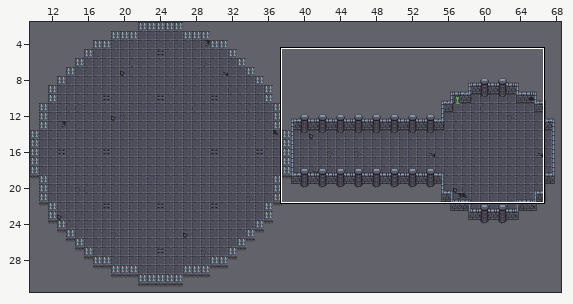
Tiled map (JSON): assets/tilemaps/level-1-floor-5.json. Above, an overview of the earlier version with the close-up marked.
Close-up. Before:
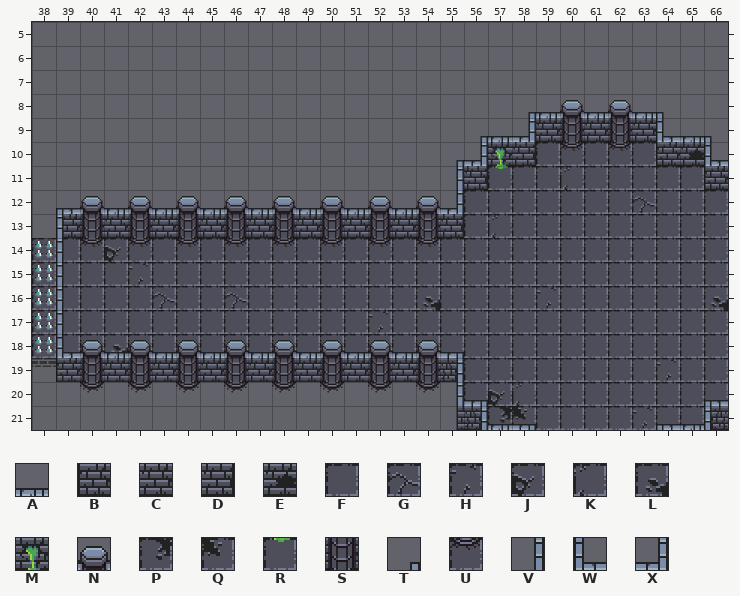
Cells are 32x32 px. Shown: x 38..66, y 5..21.
Key: from "tileset": A 2, B 8, C 9, D 10, E 24, F 29, G 30, H 31, J 36, K 37, L 38, M 39, N 41, P 43, Q 44, R 46, S 48, T 49, U 55, V 56, W 65, X 66.
_ is an empty cell.
Layers that did not change in this view are not listed.
Layer "walkable" before, first column x 48:
 7 ________________
 8 ________________
 9 ________________
10 ___________FUFUF
11 _________RFFKFFF
12 ________FFFFFFFG
13 ________FKFFFFFF
14 UFUFUFUFFFFFFFFF
15 FFFFFFFFFFFFFFFF
16 FFFFFFLFFFFHFFFF
17 FFFFHFFFFFFFFFFF
18 FFFFFFFFFFFFFFFF
19 ________FFFFFFFF
20 ________FJKFFFFF
21 _________PQFFFFH
Layer "block" before, first column x 38:
 6 _____________________________
 7 _____________________________
 8 _____________________________
 9 ____________________XCSCSCW__
10 __________________XMD_____BEW
11 _________________VD_________B
12 _________________X___________
13 _BSCSCSCSCSCSCSCSD___________
14 _____________________________
15 _____________________________
16 _____________________________
17 _____________________________
18 _____________________________
Layer "above" before, first column x 54:
 5 __________
 6 __________
 7 __________
 8 ____TANANA
 9 __TA______
10 _T________
11 __________
12 N_________
13 __________
Once edited:
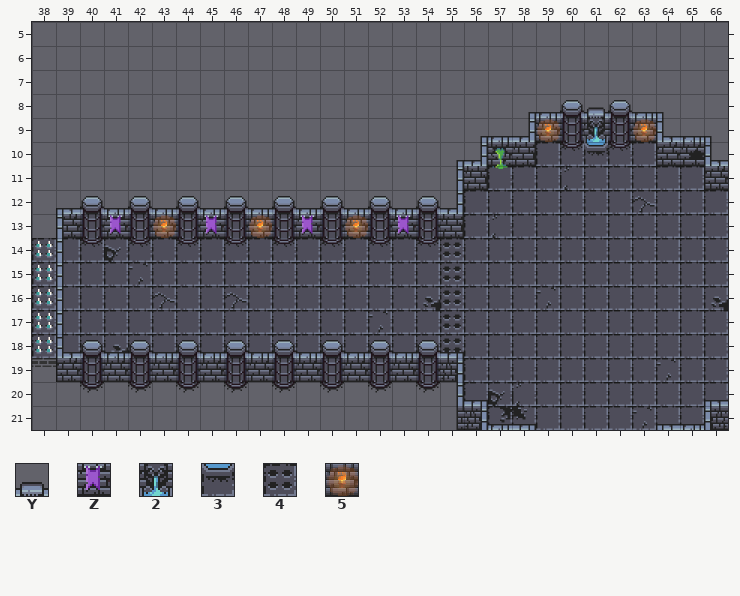
Further tiles: from "tileset": Y 4, Z 14, 2 25, 3 32, 4 78, 5 85.
See-through tiles are keyed as they look on the map.
Change:
Layer "walkable":
The author changed tile F to tile 3 in row 10 at x 61.
The author changed tile F to tile 4 in rows 14 to 18 at x 55.
Layer "block":
The author changed tile C to tile 2 in row 9 at x 61.
The author changed tile C to tile Z in row 13 at x 41, 45, 49 and 53.
Layer "detail":
Tile 5 now appears in row 9 at x 59 and 63; in row 13 at x 43, 47 and 51.
Layer "above":
The author changed tile A to tile Y in row 8 at x 61.
